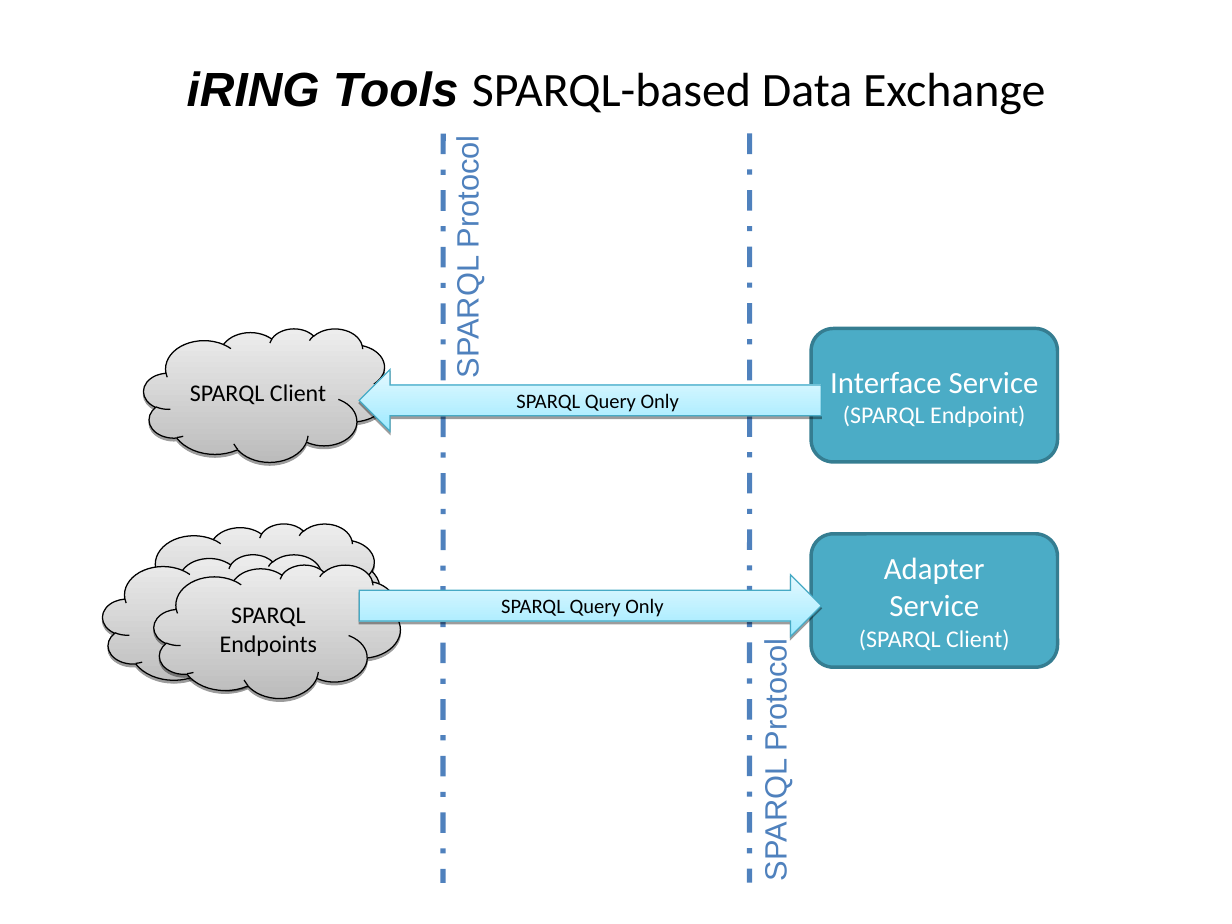
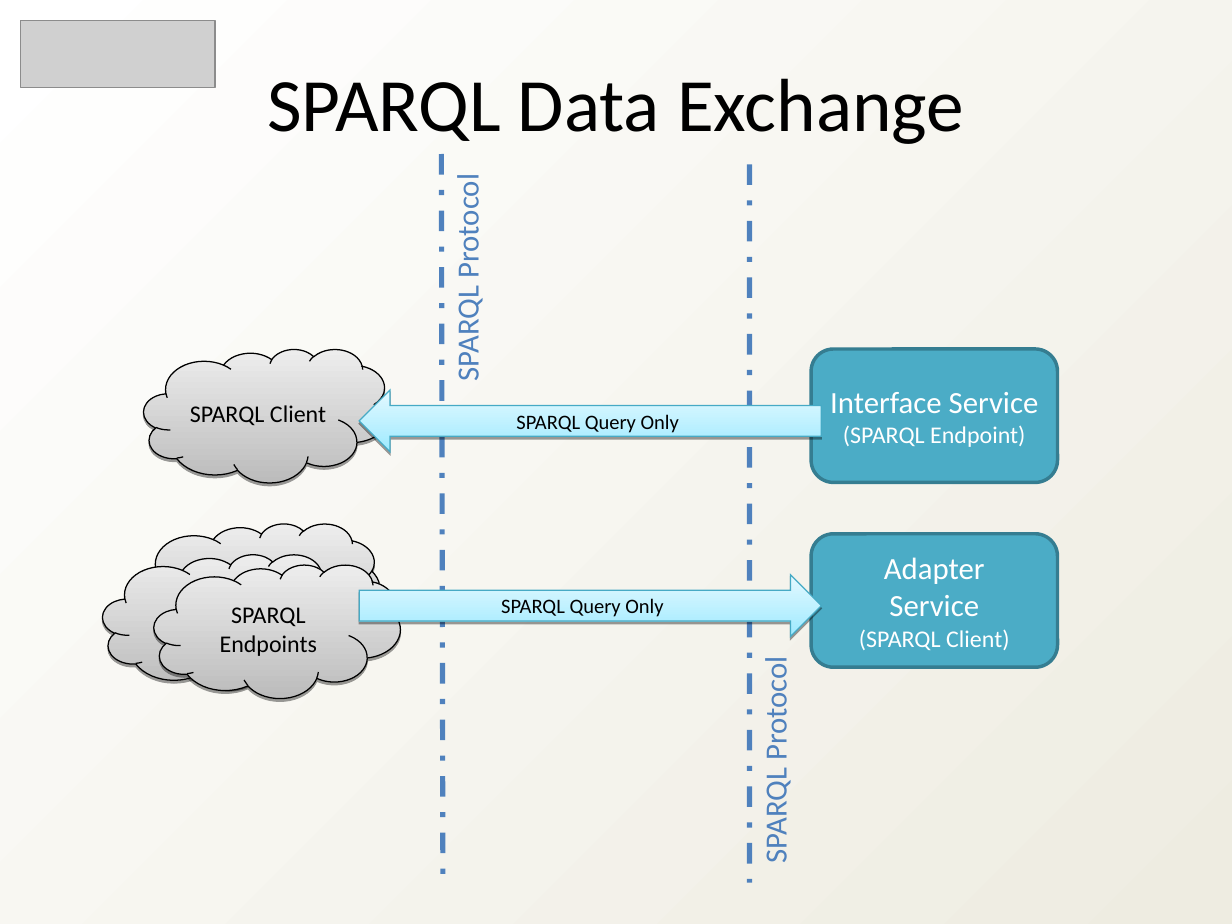
Before and after one commit to heyena/iring-tools, a slide deck: slide 5 of trunk/Documentation/iRING SDK Overview.ppt (slide 6 before the commit). Drawn at 1232x924 pixels with LibreOffice and Linux fonts; fonts in the diff are those of the drawing; grey boxes stand for pictures; background and template pictures are left out. Boxes give left, top, right and bottom in pixels: in the first picture for what was removed or moved away, otherwise in the second. Text is boxed around its words. In the diff, an @@ line names an element or a change of style, - is before the commit and + after.

```diff
--- a/trunk/Documentation/iRING SDK Overview.ppt
+++ b/trunk/Documentation/iRING SDK Overview.ppt
@@ background picture (left out) to gradient #FFFFFF to #EEECE1 @@
@@ picture added at (x1=21, y1=21, x2=216, y2=87) @@
@@ text at (x1=267, y1=78, x2=964, y2=144): text changed; size 28 to 44 pt @@
-iRING Tools SPARQL-based Data Exchange
+SPARQL Data Exchange
@@ line moved from (444, 134) - (444, 883) to (441, 154) - (442, 883) @@
@@ text "SPARQL Protocol" at (x1=449, y1=184, x2=487, y2=378): font Arial to Calibri @@
@@ text "SPARQL Protocol" moved from (x1=451, y1=146, x2=485, y2=375) to (x1=449, y1=184, x2=487, y2=378) @@
@@ line moved from (750, 133) - (749, 882) to (749, 164) - (749, 882) @@
@@ 1 rounded rectangle, 1 freeform shape, 1 right arrow moved together from (x1=144, y1=329, x2=1057, y2=462) to (x1=144, y1=349, x2=1057, y2=482) @@
@@ text "SPARQL Protocol" moved from (x1=759, y1=649, x2=793, y2=878) to (x1=757, y1=666, x2=795, y2=861) @@
@@ text "SPARQL Protocol" at (x1=757, y1=666, x2=795, y2=861): font Arial to Calibri @@
```
Also in this commit, not shown: 9 other slides changed, 5 slides added, 5 slides removed, 1 other file.
